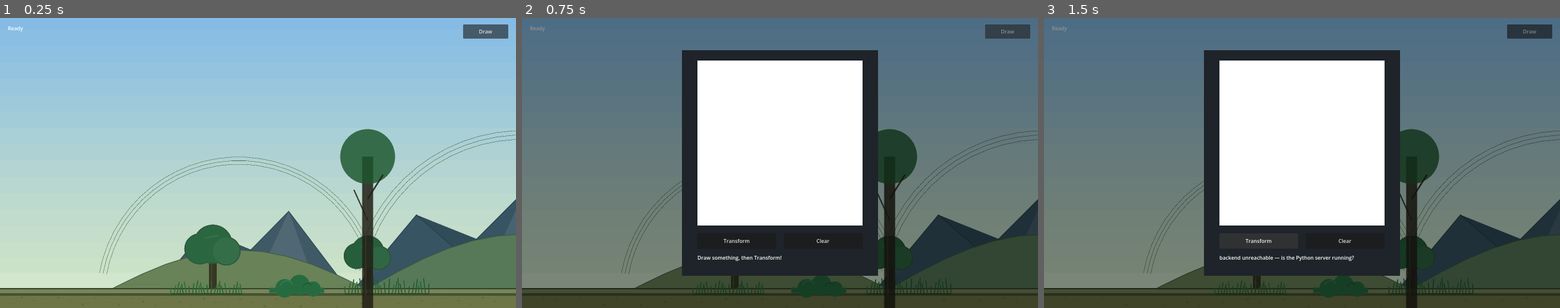
Above: before the commit, frames 1-3 (left to right).
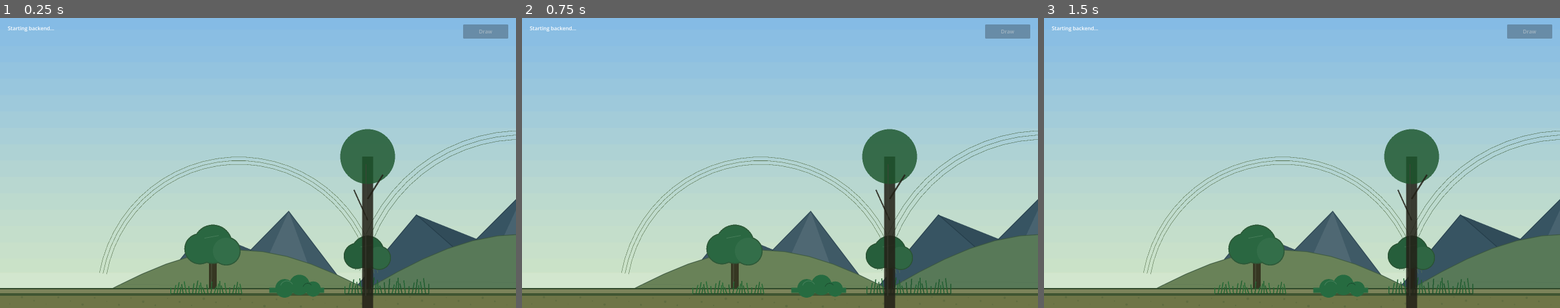
Above: after the commit, the same moments.

Repository: hyuuuan/OBRA
Game: Godot game, scene res://game_level.tscn
Two runs of this game, one before a commit and one after it. Both use one fixed random seed, a clock stepped at 60 frames per second and the inputs below.
Inputs (mouse positions are in pixels of both pictures, inside the frame that each line leads up to):
- Up to frame 1 (0.25 s): no input
- Up to frame 2 (0.75 s): click (1007, 32) at 0.5 s, where only the run before the commit has a clickable "Draw"
- Up to frame 3 (1.5 s): click (1260, 241) at 1.25 s, where only the run before the commit has a clickable "Transform"

The runs differ from the first frame. In frame 1, 0.5% of the frame differs, in the area x 1-99%, y 2-8%; in frame 2, 99%, in the area x 0-100%, y 0-100%; in frame 3, 99%.

Commit message:
backend_enforcing_hypervisor

Diff:
--- a/game/game_level.tscn
+++ b/game/game_level.tscn
@@ -6,6 +6,7 @@
 [ext_resource type="Script" path="res://scripts/drawing_canvas.gd" id="4_canvas"]
 [ext_resource type="Script" path="res://scripts/sketch_client.gd" id="5_client"]
 [ext_resource type="PackedScene" path="res://environment/environment_baseplate.tscn" id="6_environment"]
+[ext_resource type="Script" path="res://scripts/backend_supervisor.gd" id="7_backend"]
 
 [node name="GameLevel" type="Node2D"]
 script = ExtResource("1_level")
@@ -14,6 +15,9 @@
 
 [node name="EntityRegistry" type="Node" parent="."]
 script = ExtResource("2_registry")
+
+[node name="BackendSupervisor" type="Node" parent="."]
+script = ExtResource("7_backend")
 
 [node name="CanvasLayer" type="CanvasLayer" parent="."]
 layer = 5
--- /dev/null
+++ b/game/scripts/backend_supervisor.gd
@@ -0,0 +1,138 @@
+class_name BackendSupervisor
+extends Node
+## Ensures the local FastAPI sketch backend is reachable when the game starts.
+
+signal backend_ready
+signal backend_starting(message: String)
+signal backend_failed(message: String)
+
+@export var auto_start_backend: bool = true
+@export var backend_host: String = "127.0.0.1"
+@export var backend_port: int = 8000
+@export var health_path: String = "/"
+@export var python_executable: String = ""
+@export var startup_timeout_sec: float = 10.0
+@export var poll_interval_sec: float = 0.35
+@export var debug_logs: bool = false
+
+var _http: HTTPRequest
+var _retry_timer: Timer
+var _started_process := false
+var _ensuring := false
+var _deadline_msec := 0
+var _backend_pid := -1
+
+
+func _ready() -> void:
+	_http = HTTPRequest.new()
+	add_child(_http)
+	_http.request_completed.connect(_on_health_completed)
+
+	_retry_timer = Timer.new()
+	_retry_timer.one_shot = true
+	add_child(_retry_timer)
+	_retry_timer.timeout.connect(_request_health)
+
+
+func ensure_backend() -> void:
+	if _ensuring:
+		return
+	_ensuring = true
+	_started_process = false
+	_backend_pid = -1
+	_deadline_msec = Time.get_ticks_msec() + int(startup_timeout_sec * 1000.0)
+	_request_health()
+
+
+func backend_url(path: String = "") -> String:
+	var suffix := path if not path.is_empty() else health_path
+	if not suffix.begins_with("/"):
+		suffix = "/" + suffix
+	return "http://%s:%d%s" % [backend_host, backend_port, suffix]
+
+
+func _request_health() -> void:
+	var error := _http.request(backend_url(), [], HTTPClient.METHOD_GET)
+	if error != OK:
+		_handle_health_failure("could not start backend health check")
+
+
+func _on_health_completed(
+	result: int,
+	response_code: int,
+	_headers: PackedStringArray,
+	body: PackedByteArray
+) -> void:
+	if result == HTTPRequest.RESULT_SUCCESS and response_code == 200:
+		var parsed: Variant = JSON.parse_string(body.get_string_from_utf8())
+		if parsed is Dictionary and String(parsed.get("status", "")) == "ok":
+			_ensuring = false
+			if debug_logs:
+				print("BackendSupervisor ready at %s" % backend_url())
+			backend_ready.emit()
+			return
+
+	_handle_health_failure("backend health check did not return ok")
+
+
+func _handle_health_failure(reason: String) -> void:
+	if not _started_process:
+		if auto_start_backend:
+			_start_backend()
+		else:
+			_fail("Backend is not running.")
+			return
+
+	if Time.get_ticks_msec() >= _deadline_msec:
+		_fail("Backend did not become ready. Start it manually from backend/.")
+		return
+
+	if debug_logs:
+		print("BackendSupervisor retrying: %s" % reason)
+	_retry_timer.start(poll_interval_sec)
+
+
+func _start_backend() -> void:
+	_started_process = true
+	backend_starting.emit("Starting backend...")
+
+	var python := _resolve_python_executable()
+	var backend_dir := _repo_root().path_join("backend")
+	var args := PackedStringArray([
+		"-m",
+		"uvicorn",
+		"--app-dir",
+		backend_dir,
+		"main:app",
+		"--host",
+		backend_host,
+		"--port",
+		str(backend_port)
+	])
+	_backend_pid = OS.create_process(python, args)
+	if debug_logs:
+		print("BackendSupervisor launched pid %d with %s %s" % [_backend_pid, python, " ".join(args)])
+	if _backend_pid <= 0:
+		_fail("Could not launch backend process. Check .venv and backend requirements.")
+
+
+func _fail(message: String) -> void:
+	_ensuring = false
+	backend_failed.emit(message)
+
+
+func _resolve_python_executable() -> String:
+	var configured := python_executable.strip_edges()
+	if not configured.is_empty():
+		return configured
+
+	var venv_python := _repo_root().path_join(".venv/bin/python")
+	if FileAccess.file_exists(venv_python):
+		return venv_python
+
+	return "python3"
+
+
+func _repo_root() -> String:
+	var game_dir := ProjectSettings.globalize_path("res://").simplify_path()
+	return game_dir.path_join("..").simplify_path()
--- a/game/scripts/game_level.gd
+++ b/game/scripts/game_level.gd
@@ -6,6 +6,7 @@
 @onready var environment: Node = $EnvironmentBaseplate
 @onready var spawn_point: Marker2D = $EnvironmentBaseplate/GameplayPlane/SpawnPoint
 @onready var entity_root: Node2D = $EnvironmentBaseplate/GameplayPlane/EntityRoot
+@onready var backend_supervisor: Node = $BackendSupervisor
 @onready var status_label: Label = $CanvasLayer/StatusLabel
 @onready var draw_button: Button = $CanvasLayer/DrawButton
 @onready var draw_panel = $DrawPanel
@@ -19,12 +20,33 @@
 	draw_button.pressed.connect(_on_draw_button_pressed)
 	draw_panel.drawing_ready.connect(_on_drawing_ready)
 	draw_panel.panel_closed.connect(_on_draw_panel_closed)
+	backend_supervisor.set("debug_logs", debug_timing_logs)
+	backend_supervisor.connect("backend_ready", Callable(self, "_on_backend_ready"))
+	backend_supervisor.connect("backend_starting", Callable(self, "_on_backend_starting"))
+	backend_supervisor.connect("backend_failed", Callable(self, "_on_backend_failed"))
 	environment.call("set_target", spawn_point)
-	status_label.text = "Ready"
+	draw_button.disabled = true
+	status_label.text = "Checking backend..."
+	backend_supervisor.call("ensure_backend")
 
 
 func _on_draw_button_pressed() -> void:
 	draw_panel.open_panel()
+
+
+func _on_backend_ready() -> void:
+	draw_button.disabled = false
+	status_label.text = "Ready"
+
+
+func _on_backend_starting(message: String) -> void:
+	draw_button.disabled = true
+	status_label.text = message
+
+
+func _on_backend_failed(message: String) -> void:
+	draw_button.disabled = true
+	status_label.text = message
 
 
 func _on_draw_panel_closed() -> void:
Not shown: 1 places in game/game_level.tscn that only renumber resources
